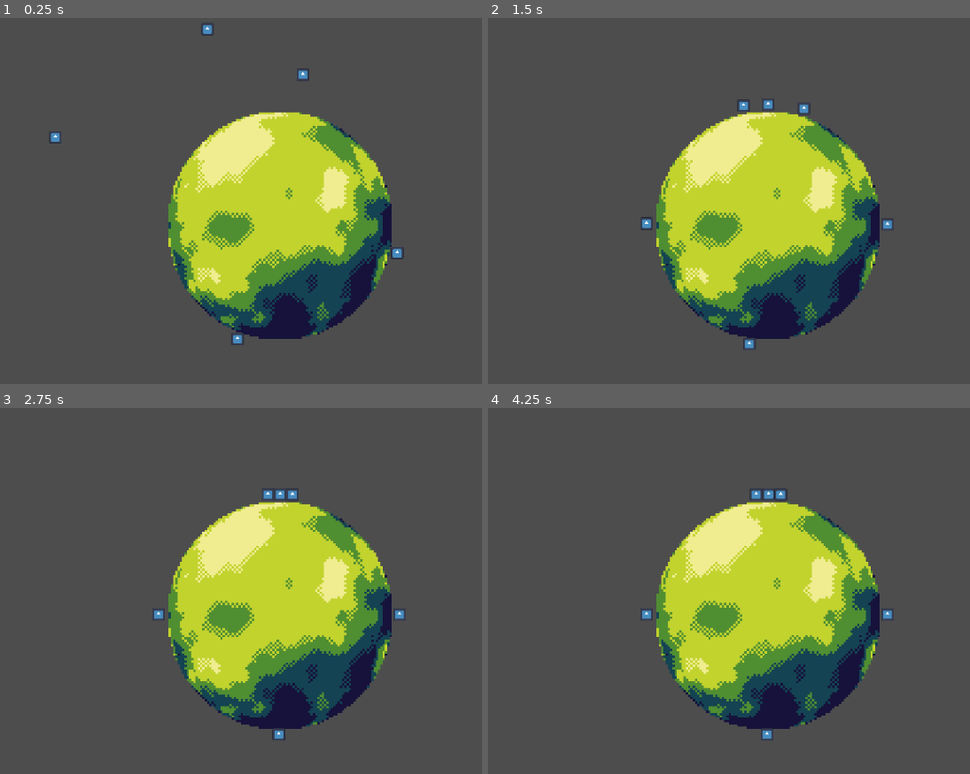
Above: before the commit, frames 1-4 (two rows, left to right).
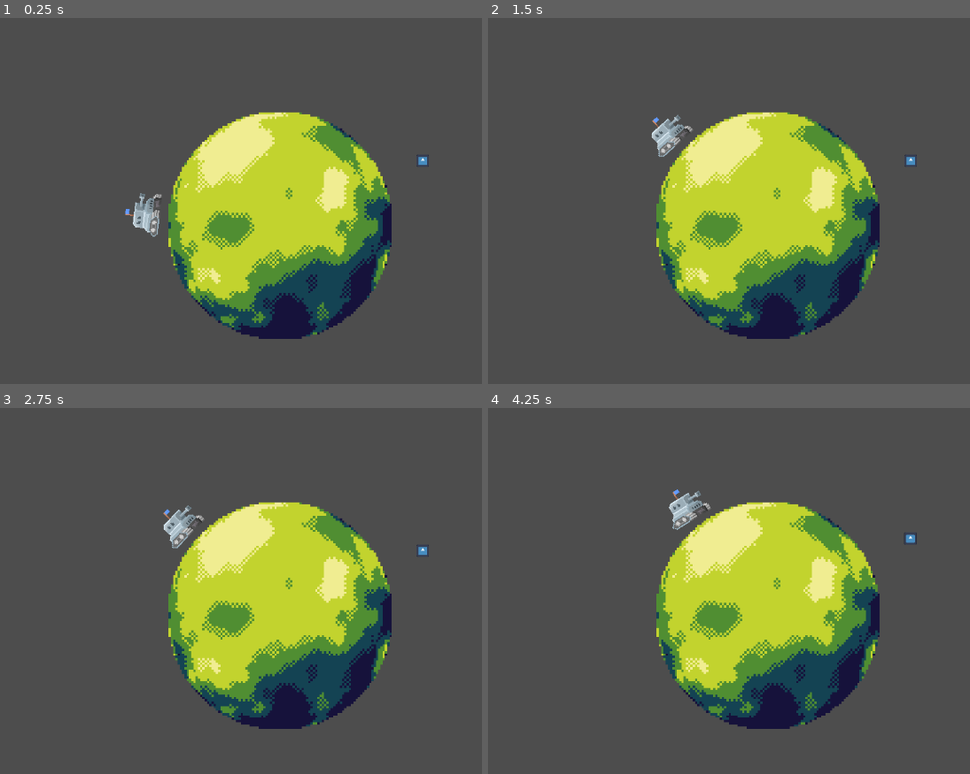
Above: after the commit, the same moments.

Repository: koh-jx/Mutually-Assured-Destruction
Game: Godot game, scene res://main.tscn
Two runs of this game, one before a commit and one after it. Both use one fixed random seed, a clock stepped at 60 frames per second and the inputs below. The engine's default icon, where the game draws it, is replaced by a stand-in: a white triangle on a blue panel in a dark square.
Inputs:
- Up to frame 1 (0.25 s): no input
- Up to frame 2 (1.5 s): hold Right (ui_right) 0.53-1.28 s; hold Left (ui_left) from 1.28 s (still down)
- Up to frame 3 (2.75 s): release Left (ui_left) at 2.03 s; hold Right (ui_right) from 2.03 s (still down)
- Up to frame 4 (4.25 s): release Right (ui_right) at 3.53 s; hold Left (ui_left) from 3.53 s (still down)

The runs differ from the first frame. In frame 1, 0.8% of the frame differs, in the area x 10-89%, y 1-90%; in frame 2, 0.9%, in the area x 31-89%, y 21-91%; in frame 3, 0.8%; in frame 4, 0.9%.

Commit message:
add player tank

Diff:
--- a/main.tscn
+++ b/main.tscn
@@ -1,6 +1,7 @@
-[gd_scene load_steps=3 format=3 uid="uid://xrtif2i01nv1"]
+[gd_scene load_steps=4 format=3 uid="uid://xrtif2i01nv1"]
 
 [ext_resource type="PackedScene" uid="uid://brdddejb8fhux" path="res://scenes/planet/planet.tscn" id="1_a4eky"]
+[ext_resource type="PackedScene" uid="uid://bplqa05epao2n" path="res://scenes/entity/player/player.tscn" id="2_mevgc"]
 [ext_resource type="PackedScene" uid="uid://bpmoshn1m3ajf" path="res://scenes/entity/entity.tscn" id="2_ydqqi"]
 
 [node name="Main" type="Node2D"]
@@ -8,20 +9,8 @@
 [node name="Planet" parent="." instance=ExtResource("1_a4eky")]
 position = Vector2(578, 337)
 
+[node name="Player" parent="." instance=ExtResource("2_mevgc")]
+position = Vector2(276, 291)
+
 [node name="Entity" parent="." instance=ExtResource("2_ydqqi")]
-position = Vector2(133, 163)
-
-[node name="Entity4" parent="." instance=ExtResource("2_ydqqi")]
-position = Vector2(484, 583)
-
-[node name="Entity5" parent="." instance=ExtResource("2_ydqqi")]
-position = Vector2(854, 435)
-
-[node name="Entity6" parent="." instance=ExtResource("2_ydqqi")]
-position = Vector2(636, -28)
-
-[node name="Entity7" parent="." instance=ExtResource("2_ydqqi")]
-position = Vector2(428, -73)
-
-[node name="Entity8" parent="." instance=ExtResource("2_ydqqi")]
-position = Vector2(798, -221)
+position = Vector2(812, 233)
--- a/project.godot
+++ b/project.godot
@@ -21,3 +21,7 @@
 2d_physics/layer_2="gravity"
 2d_physics/layer_3="player"
 2d_physics/layer_4="missle"
+
+[rendering]
+
+textures/canvas_textures/default_texture_filter=0
--- a/scenes/entity/entity.gd
+++ b/scenes/entity/entity.gd
@@ -1,12 +1,27 @@
 extends CharacterBody2D
 
-
-const SPEED = 300.0
-const JUMP_VELOCITY = -400.0
-
-# Get the gravity from the project settings to be synced with RigidBody nodes.
+# Set a gravity variable to work with Gravity scene
 var gravity = Vector2()
 
 func _physics_process(delta):
-	velocity = gravity * delta
 	move_and_slide()
+
+# Handle velocity from gravity
+func handle_gravity_velocity(delta):
+	velocity += gravity * delta
+
+# Handle rotation to gravity
+func handle_gravity_rotation():
+	var target_rotation = gravity.angle() - deg_to_rad(90) # Offset by 90 degrees to align with bottom side
+	rotation += target_rotation
+
+	##### Method 2: use of acos + dot product
+	#var down_vec = Vector2.DOWN
+	#var new_down_vec = gravity.normalized()
+	#var rot_angle = acos(down_vec.dot(new_down_vec))
+	#var sign = 1 if down_vec.cross(new_down_vec) > 0 else -1
+	#rotation = sign * rot_angle
+
+func reset_physics():
+	velocity = Vector2()
+	rotation = 0
--- a/scenes/entity/entity.tscn
+++ b/scenes/entity/entity.tscn
@@ -10,7 +10,7 @@
 collision_mask = 5
 script = ExtResource("1_04qhj")
 
-[node name="Area2D" type="CollisionShape2D" parent="."]
+[node name="CollisionShape2D" type="CollisionShape2D" parent="."]
 shape = SubResource("RectangleShape2D_4dub1")
 
 [node name="Sprite2D" type="Sprite2D" parent="."]
--- /dev/null
+++ b/scenes/entity/player/player.gd
@@ -0,0 +1,21 @@
+extends "res://scenes/entity/entity.gd"
+
+const SPEED = 50000.0
+
+func _physics_process(delta):
+	reset_physics()
+	handle_gravity_rotation()
+
+	handle_input_velocity(delta)
+
+	handle_gravity_velocity(delta)
+	super._physics_process(delta)
+
+func handle_input_velocity(delta):
+	# Add input key directions
+	var input_dir = Input.get_action_strength("ui_right") - \
+					Input.get_action_strength("ui_left")
+	var input_vector = SPEED * delta * input_dir * Vector2.RIGHT
+
+	# rotate to current rotation's axis
+	velocity += input_vector.rotated(rotation)
--- /dev/null
+++ b/scenes/entity/player/player.tscn
@@ -0,0 +1,32 @@
+[gd_scene load_steps=5 format=3 uid="uid://bplqa05epao2n"]
+
+[ext_resource type="Texture2D" uid="uid://wmje66l6ku81" path="res://assets/player/bluetank/tankblue.png" id="1_14jy5"]
+[ext_resource type="Script" path="res://scenes/entity/player/player.gd" id="1_xcyd7"]
+
+[sub_resource type="RectangleShape2D" id="RectangleShape2D_rs3ir"]
+
+[sub_resource type="SpriteFrames" id="SpriteFrames_25dl6"]
+animations = [{
+"frames": [{
+"duration": 1.0,
+"texture": ExtResource("1_14jy5")
+}],
+"loop": true,
+"name": &"blue_default",
+"speed": 5.0
+}]
+
+[node name="Player" type="CharacterBody2D"]
+scale = Vector2(2, 2)
+collision_layer = 15
+collision_mask = 5
+script = ExtResource("1_xcyd7")
+
+[node name="CollisionShape2D" type="CollisionShape2D" parent="."]
+position = Vector2(-3.74636, 2.14078)
+scale = Vector2(1.75033, 1.40043)
+shape = SubResource("RectangleShape2D_rs3ir")
+
+[node name="AnimatedSprite2D" type="AnimatedSprite2D" parent="."]
+sprite_frames = SubResource("SpriteFrames_25dl6")
+animation = &"blue_default"
--- a/scenes/planet/gravity.gd
+++ b/scenes/planet/gravity.gd
@@ -19,11 +19,6 @@
 
 		var pos_diff = global_position - entity.global_position
 		var dist = global_position.distance_to(entity.global_position)
-		#pos_diff = Vector2(snapped(pos_diff.x, 0), snapped(pos_diff.y, 0))
 		var pull_force = pos_diff.normalized() / dist * GRAVITY
 
 		entity.gravity = pull_force
-
-		# TODO change rotation of parent of area object such that vector is pointing downwards
-		# Same with velocity, should keep a variable inside Entity that handles this
-		# Should I do this entire rotation thing in gravity or entity?
--- a/scenes/planet/planet.tscn
+++ b/scenes/planet/planet.tscn
@@ -5,6 +5,7 @@
 [ext_resource type="PackedScene" uid="uid://c8i5eyiwjnld2" path="res://scenes/planet/gravity.tscn" id="3_0w5aj"]
 
 [sub_resource type="CircleShape2D" id="CircleShape2D_ska15"]
+radius = 10.4325
 
 [node name="Planet" type="StaticBody2D"]
 scale = Vector2(18.598, 18.598)
@@ -19,4 +20,4 @@
 scale = Vector2(0.197297, 0.201218)
 texture = ExtResource("1_w3d34")
 
-[node name="Area2D" parent="." instance=ExtResource("3_0w5aj")]
+[node name="Gravity" parent="." instance=ExtResource("3_0w5aj")]
Binary file added: assets/player/bluetank/left_explode_blue-Sheet.png
Not shown, added: assets/player/bluetank/left_explode_blue-Sheet.png.import
Binary file added: assets/player/bluetank/left_fire_blue-Sheet.png
Not shown, added: assets/player/bluetank/left_fire_blue-Sheet.png.import
Binary file added: assets/player/bluetank/left_move_blue-Sheet.png
Not shown, added: assets/player/bluetank/left_move_blue-Sheet.png.import
Binary file added: assets/player/bluetank/right_explode_blue-Sheet.png
Not shown, added: assets/player/bluetank/right_explode_blue-Sheet.png.import
Not shown, added: assets/player/bluetank/right_fire_blue-Sheet.png.import
Binary file added: assets/player/bluetank/right_move_blue-Sheet.png
Not shown, added: assets/player/bluetank/right_move_blue-Sheet.png.import
Binary file added: assets/player/bluetank/tank_left.png
(and 20 more such lines)
